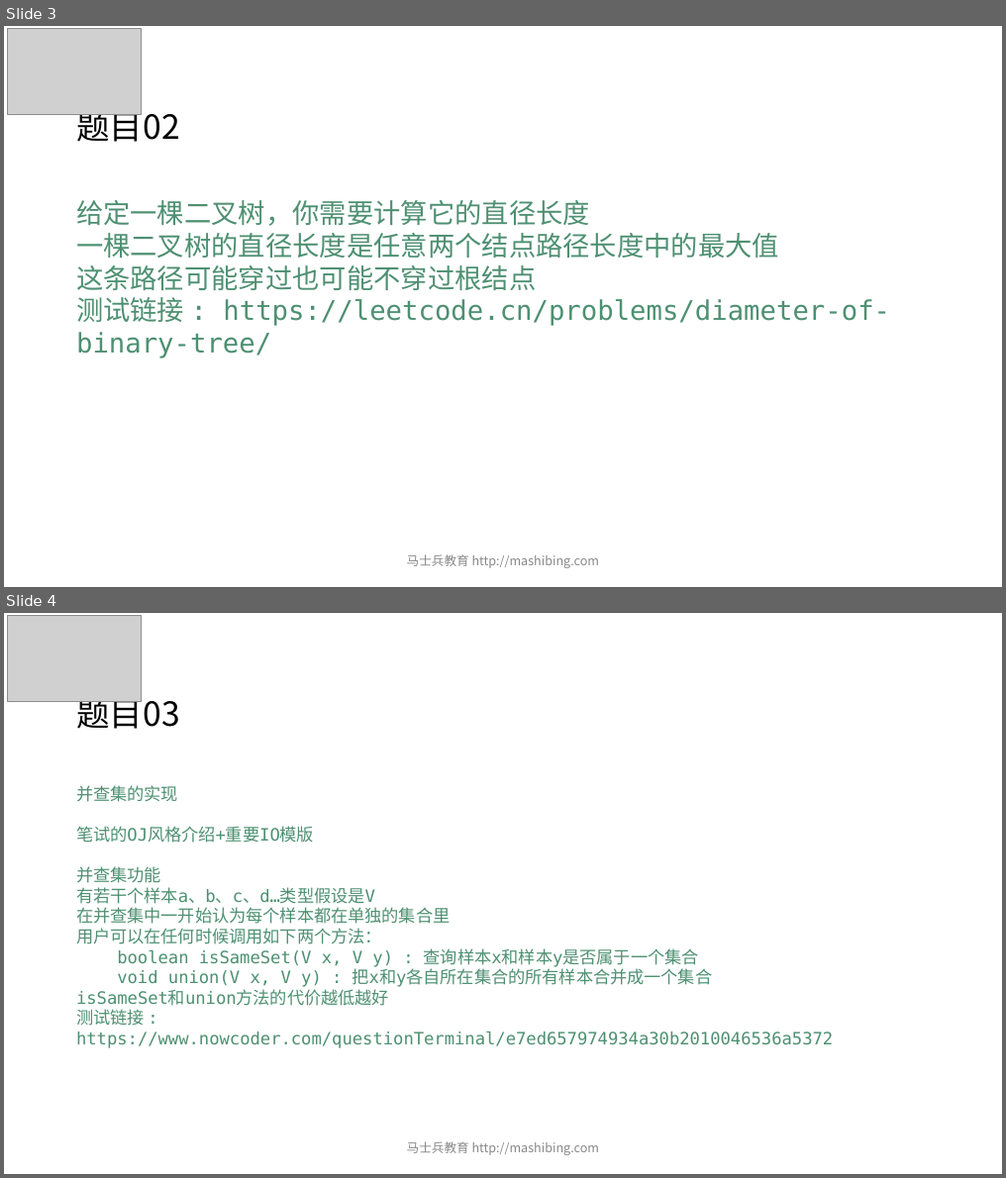
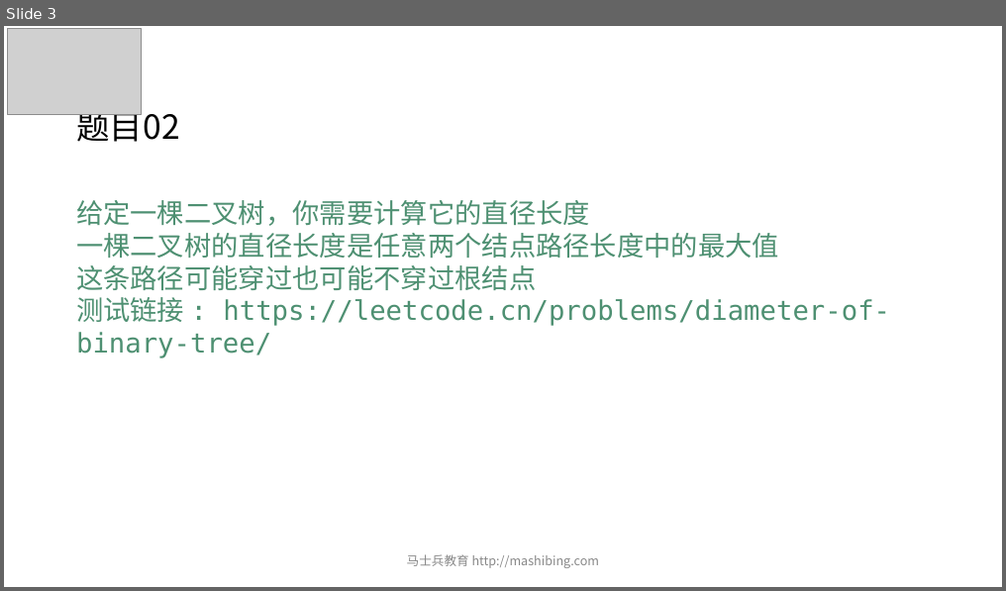
Before and after one commit to wblksheep/algorithm-zuo-msb-code, a slide deck: MCA算法突击课/第03期/ppt/powerpoint/第04节.pptx. Shown one above the other, each under a label of ours: slides 3 and 4 before the commit, slide 3 after it. The pictures are 1006x1178 and 1006x591 pixels, drawn with LibreOffice and Linux fonts; fonts in the diff are those of the drawing; grey boxes stand for pictures. Boxes give left, top, right and bottom in pixels: in the first picture for what was removed or moved away, otherwise in the second. Text is boxed around its words. In the diff, an @@ line names an element or a change of style, - is before the commit and + after.

```diff
--- a/MCA算法突击课/第03期/ppt/powerpoint/第04节.pptx
+++ b/MCA算法突击课/第03期/ppt/powerpoint/第04节.pptx
@@ slide 4 removed at [4, 613, 1002, 1174], background #FFFFFF @@
@@ picture removed at [8, 616, 142, 701] @@
@@ title removed at [76, 692, 180, 729] @@
-题目03
@@ text removed at [76, 785, 833, 1049] @@
-并查集的实现
-笔试的OJ风格介绍+重要IO模版
-并查集功能
-有若干个样本a、b、c、d…类型假设是V
-在并查集中一开始认为每个样本都在单独的集合里
-用户可以在任何时候调用如下两个方法：
-boolean isSameSet(V x, V y) : 查询样本x和样本y是否属于一个集合
-void union(V x, V y) : 把x和y各自所在集合的所有样本合并成一个集合
-isSameSet和union方法的代价越低越好
-测试链接 :
-https://www.nowcoder.com/questionTerminal/e7ed657974934a30b2010046536a5372
@@ text removed at [407, 1142, 599, 1156] @@
-马士兵教育 http://mashibing.com
```
Also in this commit, not shown: 3 slides changed, 3 other slides removed, 10 other files.
